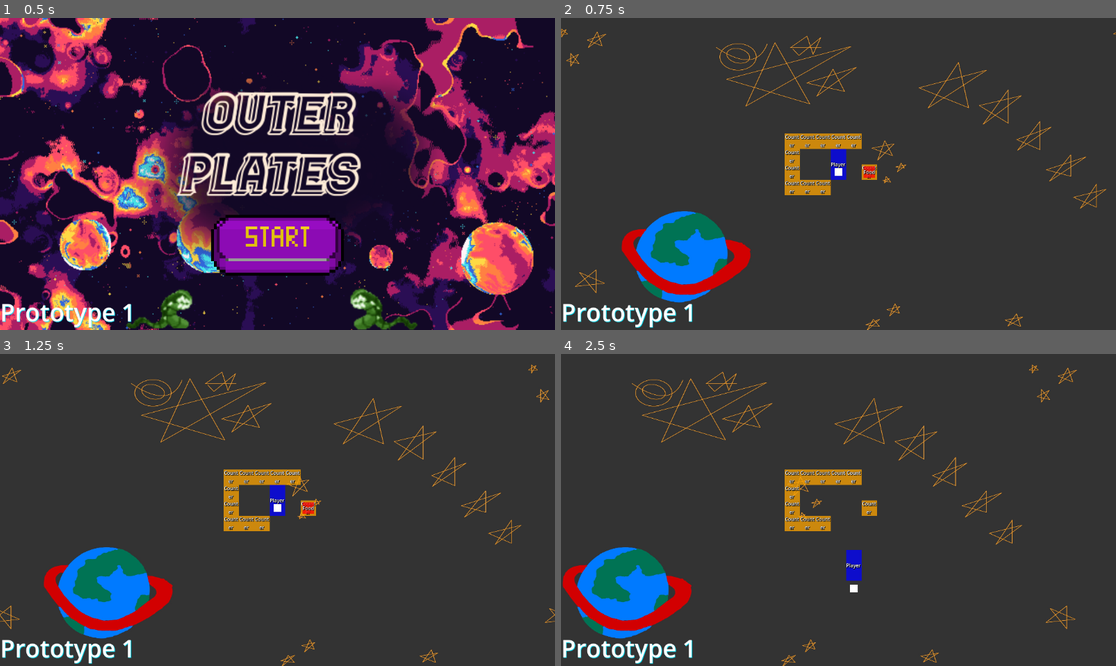
Above: before the commit, frames 1-4 (two rows, left to right).
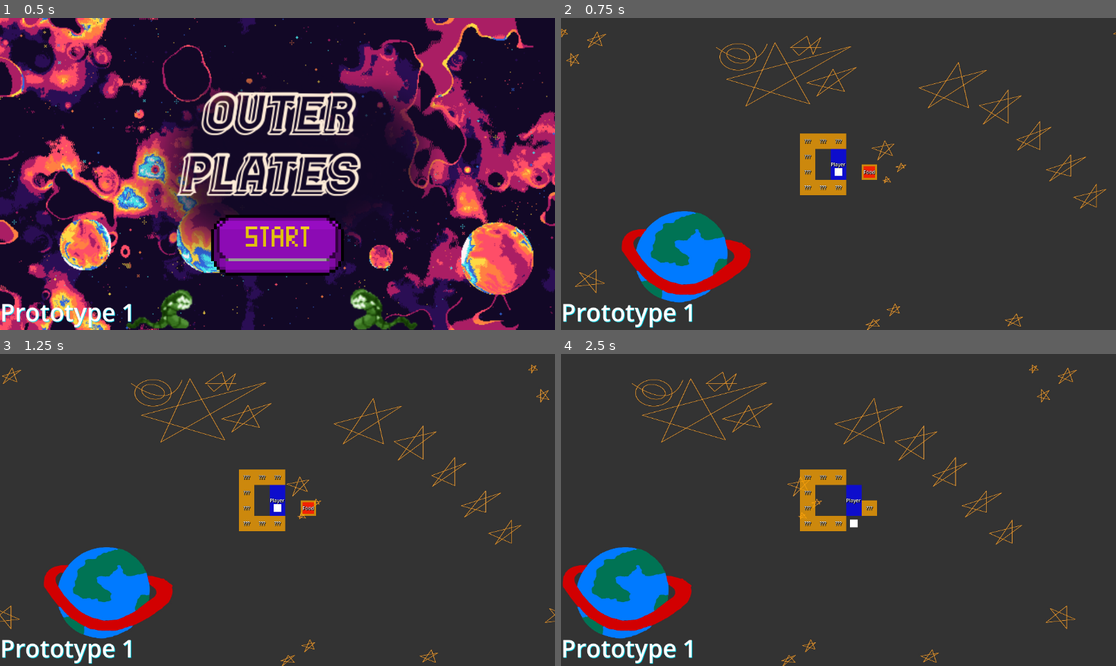
Above: after the commit, the same moments.

Repository: Alexander-Worley/Outer-Plates
Game: Godot game, scene res://MainMenu/mainMenu.tscn
Same seed, same stepped clock (60 frames per second), same inputs: the game is played once before the commit and once after it.
Inputs (mouse positions are in pixels of both pictures, inside the frame that each line leads up to):
- Up to frame 1 (0.5 s): no input
- Up to frame 2 (0.75 s): click (838, 245) at 0.5 s
- Up to frame 3 (1.25 s): no input
- Up to frame 4 (2.5 s): tap Enter (ui_accept) at 1.25, 1.52, 2.27 s; hold Right (ui_right) 1.28-2.03 s; hold Down (ui_down) from 2.03 s (still down)

Frame 1 is identical in both runs. In frame 2, 1.4% of the frame differs, in the area x 40-57%, y 36-57%; in frame 3, 1.4%; in frame 4, 2.1%, in the area x 40-57%, y 36-77%.

Commit message:
Added dev sprite + code cleanup and reorganization

Diff:
--- a/MainMenu/BG/BGmainMenu.tscn
+++ b/MainMenu/BG/BGmainMenu.tscn
@@ -1,6 +1,6 @@
 [gd_scene load_steps=2 format=3 uid="uid://c25l7bpom1gm4"]
 
-[ext_resource type="Texture2D" uid="uid://b2vslko42kst5" path="res://MainMenu/Textures/BGmainMenu.png" id="1_ubwqv"]
+[ext_resource type="Texture2D" uid="uid://b2vslko42kst5" path="res://Textures/BGmainMenu.png" id="1_ubwqv"]
 
 [node name="BGmainMenu" type="ParallaxBackground"]
 
--- a/MainMenu/mainMenu.tscn
+++ b/MainMenu/mainMenu.tscn
@@ -2,7 +2,7 @@
 
 [ext_resource type="PackedScene" uid="uid://c25l7bpom1gm4" path="res://MainMenu/BG/BGmainMenu.tscn" id="1_0v6ry"]
 [ext_resource type="Script" path="res://MainMenu/mainMenu.gd" id="1_ncq7n"]
-[ext_resource type="Texture2D" uid="uid://cwv4k3jb73ulm" path="res://MainMenu/Textures/startButton.png" id="3_slenx"]
+[ext_resource type="Texture2D" uid="uid://cwv4k3jb73ulm" path="res://Textures/startButton.png" id="3_slenx"]
 
 [sub_resource type="AtlasTexture" id="AtlasTexture_grw4p"]
 resource_name = "startButton"
--- a/Restaurant/BG/BGrestaurant.tscn
+++ b/Restaurant/BG/BGrestaurant.tscn
@@ -1,8 +1,8 @@
 [gd_scene load_steps=4 format=3 uid="uid://b233dqvocmp88"]
 
 [ext_resource type="Script" path="res://Restaurant/BG/BGrestaurant.gd" id="1_038iy"]
-[ext_resource type="Texture2D" uid="uid://l0ifmtxef2gc" path="res://Restaurant/Textures/TEMP Restaurant BG-1.jpg" id="2_xvr5l"]
-[ext_resource type="Texture2D" uid="uid://d0002nqwlgbm1" path="res://Restaurant/Textures/TEMP Restaurant BG-2.jpg" id="3_53n3j"]
+[ext_resource type="Texture2D" uid="uid://l0ifmtxef2gc" path="res://Textures/TEMP Restaurant BG-1.jpg" id="2_xvr5l"]
+[ext_resource type="Texture2D" uid="uid://d0002nqwlgbm1" path="res://Textures/TEMP Restaurant BG-2.jpg" id="3_53n3j"]
 
 [node name="BGrestaurant" type="ParallaxBackground"]
 script = ExtResource("1_038iy")
--- a/Restaurant/Counter/counter.tscn
+++ /dev/null
@@ -1,42 +0,0 @@
-[gd_scene load_steps=4 format=3 uid="uid://btugtq4bxfaeh"]
-
-[ext_resource type="LabelSettings" uid="uid://s0sx8xhp2m43" path="res://devTools/devLables.tres" id="1_aqaxr"]
-[ext_resource type="Script" path="res://Restaurant/Counter/counter.gd" id="1_yt7qm"]
-
-[sub_resource type="RectangleShape2D" id="RectangleShape2D_tcddw"]
-size = Vector2(32, 32)
-
-[node name="Counter" type="Area2D" groups=["Surfaces"]]
-script = ExtResource("1_yt7qm")
-
-[node name="StaticBody2D" type="StaticBody2D" parent="."]
-
-[node name="CollisionShape2D" type="CollisionShape2D" parent="StaticBody2D"]
-shape = SubResource("RectangleShape2D_tcddw")
-
-[node name="CollisionShape2D" type="CollisionShape2D" parent="."]
-shape = SubResource("RectangleShape2D_tcddw")
-
-[node name="devLabel" type="Node2D" parent="."]
-
-[node name="ColorRect" type="ColorRect" parent="devLabel"]
-custom_minimum_size = Vector2(32, 32)
-anchors_preset = 15
-anchor_right = 1.0
-anchor_bottom = 1.0
-grow_horizontal = 2
-grow_vertical = 2
-color = Color(1, 0.647059, 0, 0.74902)
-
-[node name="Counter" type="Label" parent="devLabel"]
-custom_minimum_size = Vector2(32, 32)
-anchors_preset = 15
-anchor_right = 1.0
-anchor_bottom = 1.0
-grow_horizontal = 2
-grow_vertical = 2
-text = "Counter"
-label_settings = ExtResource("1_aqaxr")
-horizontal_alignment = 1
-vertical_alignment = 1
-autowrap_mode = 3
--- /dev/null
+++ b/Restaurant/Table/table.tscn
@@ -0,0 +1,20 @@
+[gd_scene load_steps=4 format=3 uid="uid://btugtq4bxfaeh"]
+
+[ext_resource type="Script" path="res://Restaurant/Table/table.gd" id="1_yt7qm"]
+[ext_resource type="PackedScene" uid="uid://t1a2tudgjpxb" path="res://devTools/devSprite.tscn" id="2_k5aet"]
+
+[sub_resource type="RectangleShape2D" id="RectangleShape2D_tcddw"]
+size = Vector2(32, 32)
+
+[node name="Table" type="Area2D" groups=["Surfaces"]]
+script = ExtResource("1_yt7qm")
+
+[node name="StaticBody2D" type="StaticBody2D" parent="."]
+
+[node name="CollisionShape2D" type="CollisionShape2D" parent="StaticBody2D"]
+shape = SubResource("RectangleShape2D_tcddw")
+
+[node name="CollisionShape2D" type="CollisionShape2D" parent="."]
+shape = SubResource("RectangleShape2D_tcddw")
+
+[node name="devSprite" parent="." instance=ExtResource("2_k5aet")]
--- a/Restaurant/restaurant.tscn
+++ b/Restaurant/restaurant.tscn
@@ -3,7 +3,7 @@
 [ext_resource type="PackedScene" uid="uid://b233dqvocmp88" path="res://Restaurant/BG/BGrestaurant.tscn" id="1_8ks8p"]
 [ext_resource type="PackedScene" uid="uid://d1ahdwi2ft7k0" path="res://Restaurant/Player/player.tscn" id="2_srumu"]
 [ext_resource type="PackedScene" uid="uid://b1tqrv16m7ras" path="res://Restaurant/TestFood/testFood.tscn" id="3_d20ud"]
-[ext_resource type="PackedScene" uid="uid://btugtq4bxfaeh" path="res://Restaurant/Counter/counter.tscn" id="4_jgfwf"]
+[ext_resource type="PackedScene" uid="uid://btugtq4bxfaeh" path="res://Restaurant/Table/table.tscn" id="4_jgfwf"]
 
 [node name="Restaurant" type="Node2D"]
 
@@ -18,40 +18,34 @@
 theme_override_font_sizes/font_size = 50
 text = "Prototype 1"
 
-[node name="Counters" type="Node2D" parent="."]
+[node name="Tables" type="Node2D" parent="."]
 
-[node name="Counter" parent="Counters" instance=ExtResource("4_jgfwf")]
+[node name="Table" parent="Tables" instance=ExtResource("4_jgfwf")]
+position = Vector2(640, 320)
+
+[node name="Table2" parent="Tables" instance=ExtResource("4_jgfwf")]
 position = Vector2(576, 256)
 
-[node name="Counter2" parent="Counters" instance=ExtResource("4_jgfwf")]
+[node name="Table3" parent="Tables" instance=ExtResource("4_jgfwf")]
 position = Vector2(544, 256)
 
-[node name="Counter3" parent="Counters" instance=ExtResource("4_jgfwf")]
+[node name="Table4" parent="Tables" instance=ExtResource("4_jgfwf")]
 position = Vector2(512, 256)
 
-[node name="Counter4" parent="Counters" instance=ExtResource("4_jgfwf")]
-position = Vector2(480, 256)
+[node name="Table5" parent="Tables" instance=ExtResource("4_jgfwf")]
+position = Vector2(512, 288)
 
-[node name="Counter5" parent="Counters" instance=ExtResource("4_jgfwf")]
-position = Vector2(480, 288)
+[node name="Table6" parent="Tables" instance=ExtResource("4_jgfwf")]
+position = Vector2(512, 320)
 
-[node name="Counter6" parent="Counters" instance=ExtResource("4_jgfwf")]
-position = Vector2(480, 320)
-
-[node name="Counter7" parent="Counters" instance=ExtResource("4_jgfwf")]
-position = Vector2(480, 352)
-
-[node name="Counter8" parent="Counters" instance=ExtResource("4_jgfwf")]
+[node name="Table7" parent="Tables" instance=ExtResource("4_jgfwf")]
 position = Vector2(512, 352)
 
-[node name="Counter9" parent="Counters" instance=ExtResource("4_jgfwf")]
+[node name="Table8" parent="Tables" instance=ExtResource("4_jgfwf")]
 position = Vector2(544, 352)
 
-[node name="Counter10" parent="Counters" instance=ExtResource("4_jgfwf")]
-position = Vector2(608, 256)
-
-[node name="Counter11" parent="Counters" instance=ExtResource("4_jgfwf")]
-position = Vector2(640, 320)
+[node name="Table9" parent="Tables" instance=ExtResource("4_jgfwf")]
+position = Vector2(576, 352)
 
 [node name="Foods" type="Node2D" parent="."]
 
--- /dev/null
+++ b/devTools/devSprite.tscn
@@ -0,0 +1,27 @@
+[gd_scene load_steps=2 format=3 uid="uid://t1a2tudgjpxb"]
+
+[ext_resource type="LabelSettings" uid="uid://s0sx8xhp2m43" path="res://devTools/devLables.tres" id="1_0vs4h"]
+
+[node name="devSprite" type="Node2D"]
+
+[node name="devTexture" type="ColorRect" parent="."]
+custom_minimum_size = Vector2(32, 32)
+anchors_preset = 15
+anchor_right = 1.0
+anchor_bottom = 1.0
+grow_horizontal = 2
+grow_vertical = 2
+color = Color(1, 0.647059, 0, 0.74902)
+
+[node name="devLabel" type="Label" parent="."]
+custom_minimum_size = Vector2(32, 32)
+anchors_preset = 15
+anchor_right = 1.0
+anchor_bottom = 1.0
+grow_horizontal = 2
+grow_vertical = 2
+text = "???"
+label_settings = ExtResource("1_0vs4h")
+horizontal_alignment = 1
+vertical_alignment = 1
+autowrap_mode = 3
Renamed: Restaurant/Counter/counter.gd -> Restaurant/Table/table.gd
Renamed: MainMenu/Textures/BGmainMenu.png -> Textures/BGmainMenu.png
Not shown, changed: Textures/BGmainMenu.png.import
Renamed: Restaurant/Textures/TEMP Restaurant BG-1.jpg -> Textures/TEMP Restaurant BG-1.jpg
Not shown, changed: Textures/TEMP Restaurant BG-1.jpg.import
Renamed: Restaurant/Textures/TEMP Restaurant BG-2.jpg -> Textures/TEMP Restaurant BG-2.jpg
Not shown, changed: Textures/TEMP Restaurant BG-2.jpg.import
Renamed: MainMenu/Textures/startButton.png -> Textures/startButton.png
Not shown, changed: Textures/startButton.png.import
Binary file added: Textures/table.png
Not shown, added: Textures/table.png.import
